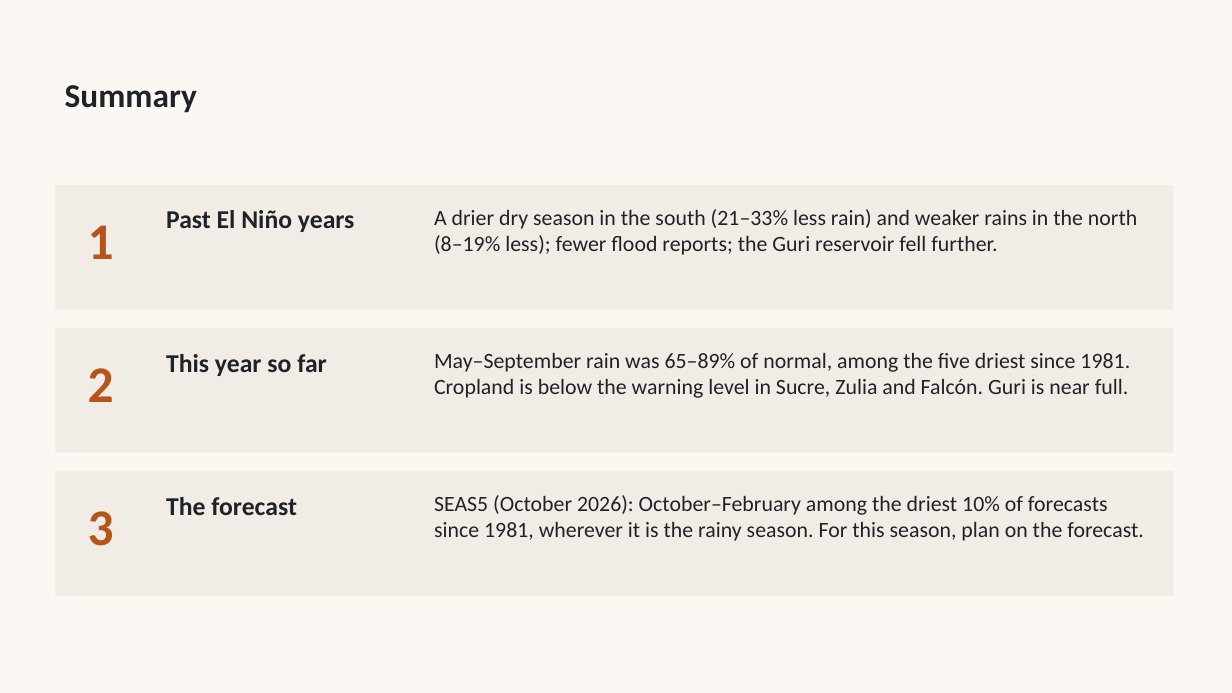
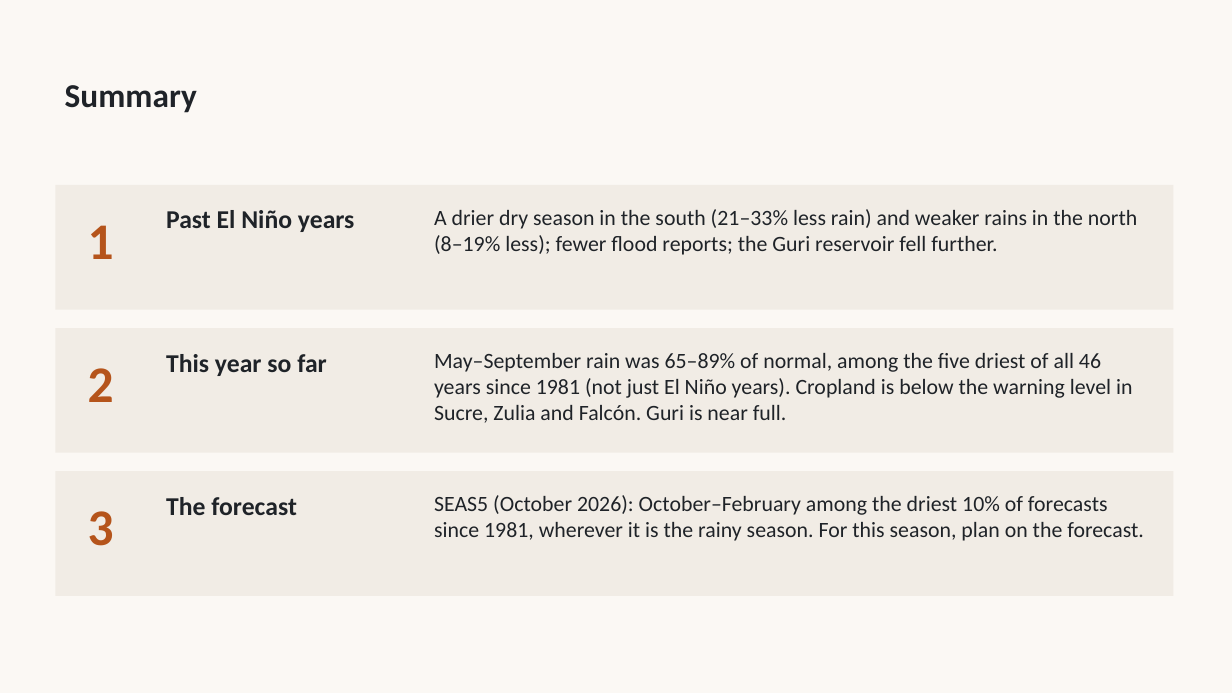
Before and after one commit to OCHA-DAP/ds-teleconnections, a slide deck: slide 2 of docs/enso/ven/slides/venezuela-el-nino-2026-27.pptx. Drawn at 1232x693 pixels with LibreOffice and Linux fonts; fonts in the diff are those of the drawing. Boxes give left, top, right and bottom in pixels: in the first picture for what was removed or moved away, otherwise in the second. Text is boxed around its words. In the diff, an @@ line names an element or a change of style, - is before the commit and + after.

```diff
--- a/docs/enso/ven/slides/venezuela-el-nino-2026-27.pptx
+++ b/docs/enso/ven/slides/venezuela-el-nino-2026-27.pptx
@@ text at box(434, 353, 1132, 423): text changed @@
-May–September rain was 65–89% of normal, among the five driest since 1981. Cropland is below the warning level in Sucre, Zulia and Falcón. Guri is near full.
+May–September rain was 65–89% of normal, among the five driest of all 46 years since 1981 (not just El Niño years). Cropland is below the warning level in Sucre, Zulia and Falcón. Guri is near full.
```
Also in this commit, not shown: 1 other slide changed, 9 other files.
